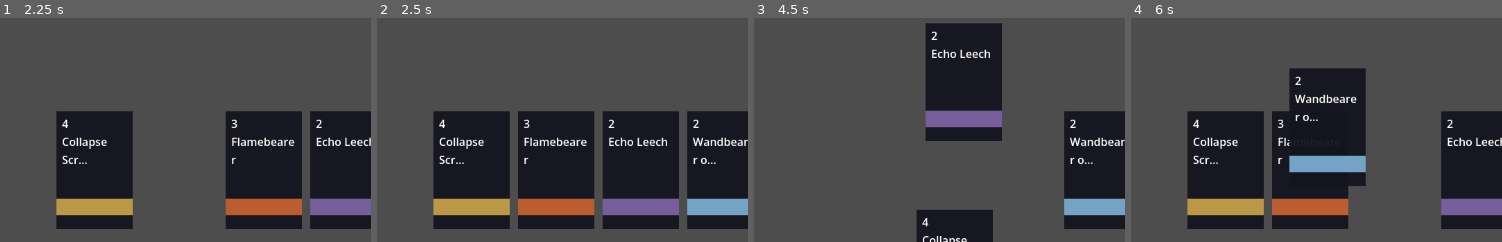
Above: before the commit, frames 1-4 (left to right).
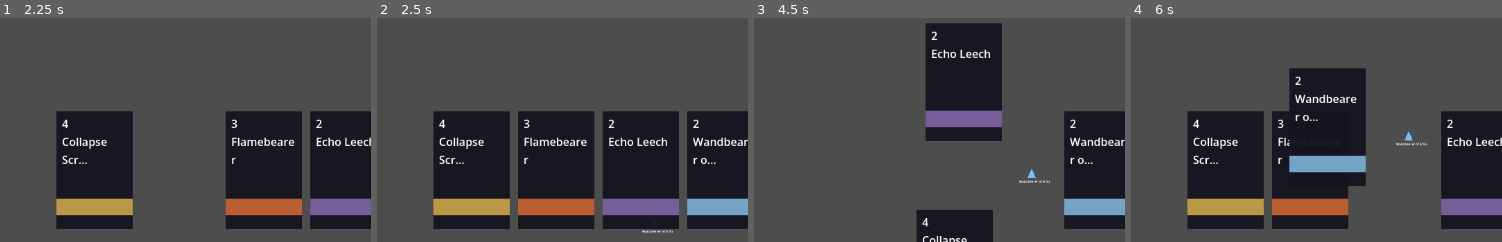
Above: after the commit, the same moments.

Repository: EchoPath-Source/echowars
Game: Godot game, scene res://arena.tscn
Same seed, same stepped clock (60 frames per second), same inputs: the game is played once before the commit and once after it.
Inputs (mouse positions are % of the whole screen's width and height, from its top left):
- Up to frame 1 (2.25 s): tap Enter (ui_accept) at 0.5 s; drag from (37, 84) to (65, 28) at 0.52 s; drag from (37, 84) to (48, 70) at 1.27 s; move the mouse to (48, 84) at 2.02 s; hold Right (ui_right) from 2.03 s (still down); tap Tab at 2.1 s; click (48, 84) at 2.17 s
- Up to frame 2 (2.5 s): keep holding Right (ui_right)
- Up to frame 3 (4.5 s): release Right (ui_right) at 2.75 s; tap Enter (ui_accept) at 2.75 s; drag from (37, 84) to (22, 35) at 2.77 s; drag from (48, 84) to (59, 50) at 3.52 s; drag from (59, 84) to (38, 25) at 4.27 s
- Up to frame 4 (6 s): move the mouse to (48, 84) at 5.02 s; hold Down (ui_down) 5.03-5.75 s; tap Tab at 5.1 s; click (48, 84) at 5.17 s; tap Enter (ui_accept) at 5.75 s; drag from (59, 84) to (32, 55) at 5.77 s
The pictures show only the part of the screen within x 24-74%, y 50-100%; the shares and areas given below are measured in that part.

Frame 1 is identical in both runs. In frame 2, less than 0.1% of the frame differs, in the area x 71-80%, y 94-96%; in frame 3, 0.1%, in the area x 71-80%, y 67-74%; in frame 4, 0.1%.

Commit message:
Layer 3: wire starter card unit scenes

Diff:
--- a/data/cards/awakened_wandbearer.tres
+++ b/data/cards/awakened_wandbearer.tres
@@ -1,6 +1,7 @@
-[gd_resource type="Resource" load_steps=2]
+[gd_resource type="Resource" load_steps=3 format=3]
 
 [ext_resource type="Script" path="res://scripts/data/card_data.gd" id="1_card_data"]
+[ext_resource type="PackedScene" path="res://scenes/units/base_unit.tscn" id="2_base_unit"]
 
 [resource]
 script = ExtResource("1_card_data")
@@ -13,6 +14,7 @@
 hp = 240.0
 damage = 80.0
 speed = 80.0
+unit_scene = ExtResource("2_base_unit")
 jitter = 0.05
 path_directness = 0.85
 hesitation_rate = 0.1
